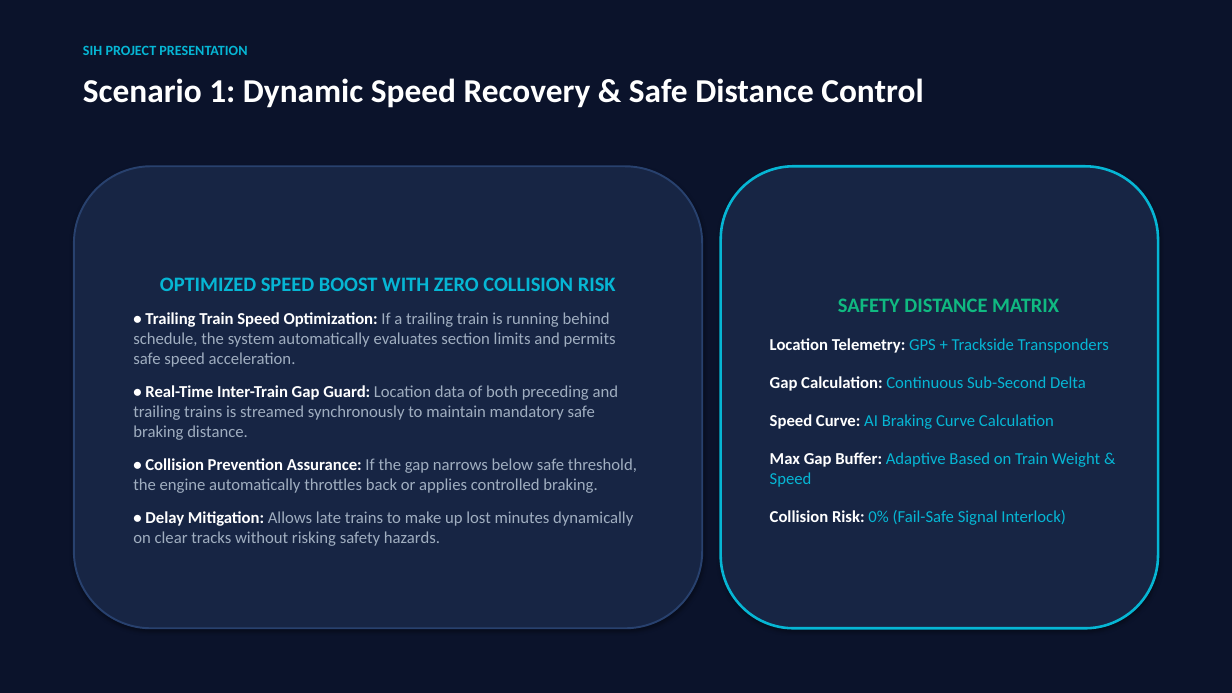
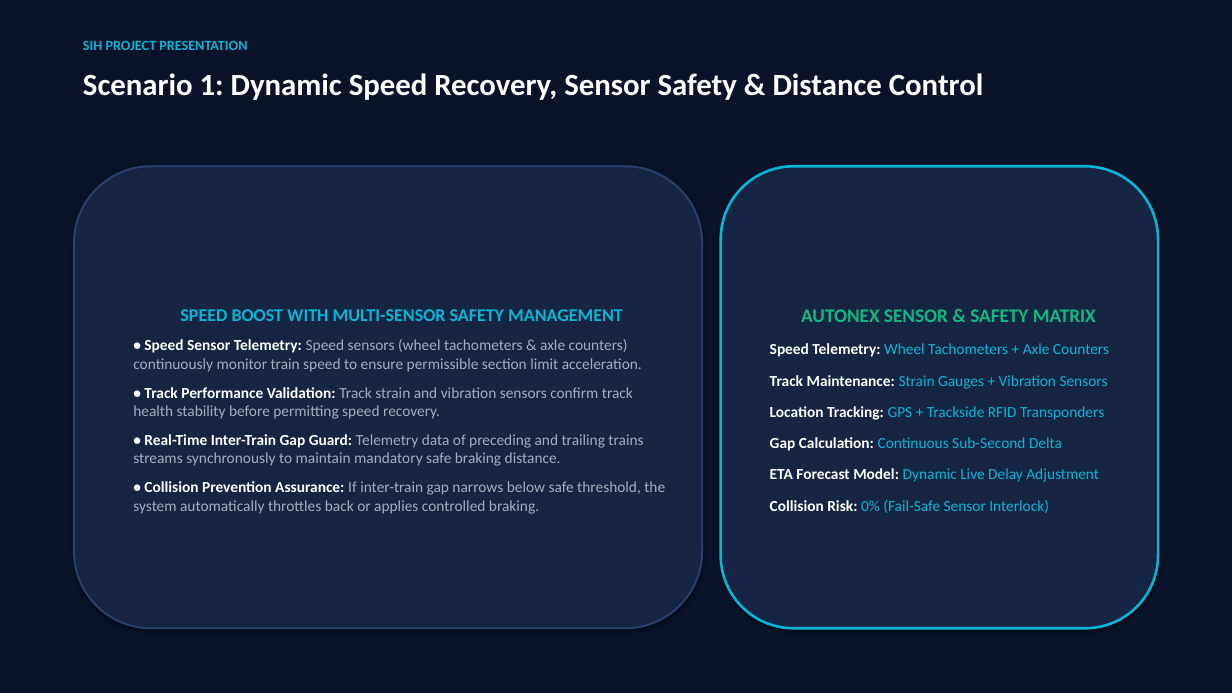
Before and after one commit to padam421/AutoNex, a slide deck: slide 3 of presentation/Project_Kavach_SIH.pptx. Drawn at 1232x693 pixels with LibreOffice and Linux fonts; fonts in the diff are those of the drawing. Boxes give left, top, right and bottom in pixels: in the first picture for what was removed or moved away, otherwise in the second. Text is boxed around its words. In the diff, an @@ line names an element or a change of style, - is before the commit and + after.

```diff
--- a/presentation/Project_Kavach_SIH.pptx
+++ b/presentation/Project_Kavach_SIH.pptx
@@ text "SIH PROJECT PRESENTATION": place and size @@
-text "SIH PROJECT PRESENTATION" at bbox=[83, 46, 247, 55]
+text "SIH PROJECT PRESENTATION" at bbox=[83, 41, 247, 50]
@@ text at bbox=[83, 73, 983, 100]: text changed; size 26 to 24 pt @@
-Scenario 1: Dynamic Speed Recovery & Safe Distance Control
+Scenario 1: Dynamic Speed Recovery, Sensor Safety & Distance Control
@@ text in rounded rectangle at bbox=[133, 309, 665, 514]: text changed; size 13 to 12 pt @@
-OPTIMIZED SPEED BOOST WITH ZERO COLLISION RISK
-• Trailing Train Speed Optimization: If a trailing train is running behind schedule, the system automatically evaluates section limits and permits safe speed acceleration.
-• Real-Time Inter-Train Gap Guard: Location data of both preceding and trailing trains is streamed synchronously to maintain mandatory safe braking distance.
-• Collision Prevention Assurance: If the gap narrows below safe threshold, the engine automatically throttles back or applies controlled braking.
-• Delay Mitigation: Allows late trains to make up lost minutes dynamically on clear tracks without risking safety hazards.
+SPEED BOOST WITH MULTI-SENSOR SAFETY MANAGEMENT
+• Speed Sensor Telemetry: Speed sensors (wheel tachometers & axle counters) continuously monitor train speed to ensure permissible section limit acceleration.
+• Track Performance Validation: Track strain and vibration sensors confirm track health stability before permitting speed recovery.
+• Real-Time Inter-Train Gap Guard: Telemetry data of preceding and trailing trains streams synchronously to maintain mandatory safe braking distance.
+• Collision Prevention Assurance: If inter-train gap narrows below safe threshold, the system automatically throttles back or applies controlled braking.
@@ text in rounded rectangle at bbox=[770, 309, 1109, 420]: text changed; size 13 to 12 pt; bold off @@
-SAFETY DISTANCE MATRIX
-Location Telemetry: GPS + Trackside Transponders
+AUTONEX SENSOR & SAFETY MATRIX
+Speed Telemetry: Wheel Tachometers + Axle Counters
+Track Maintenance: Strain Gauges + Vibration Sensors
+Location Tracking: GPS + Trackside RFID Transponders
@@ text in rounded rectangle at bbox=[770, 437, 1062, 451]: size 13 to 12 pt in "Gap Calculation: Continuous Sub-Second Delta"; less space between paragraphs @@
@@ text in rounded rectangle at bbox=[770, 468, 1099, 513]: text changed; size 13 to 12 pt @@
-Speed Curve: AI Braking Curve Calculation
-Max Gap Buffer: Adaptive Based on Train Weight & Speed
-Collision Risk: 0% (Fail-Safe Signal Interlock)
+ETA Forecast Model: Dynamic Live Delay Adjustment
+Collision Risk: 0% (Fail-Safe Sensor Interlock)
```
Also in this commit, not shown: 3 other slides changed, 1 slide added, 1 slide removed, 10 other files.
